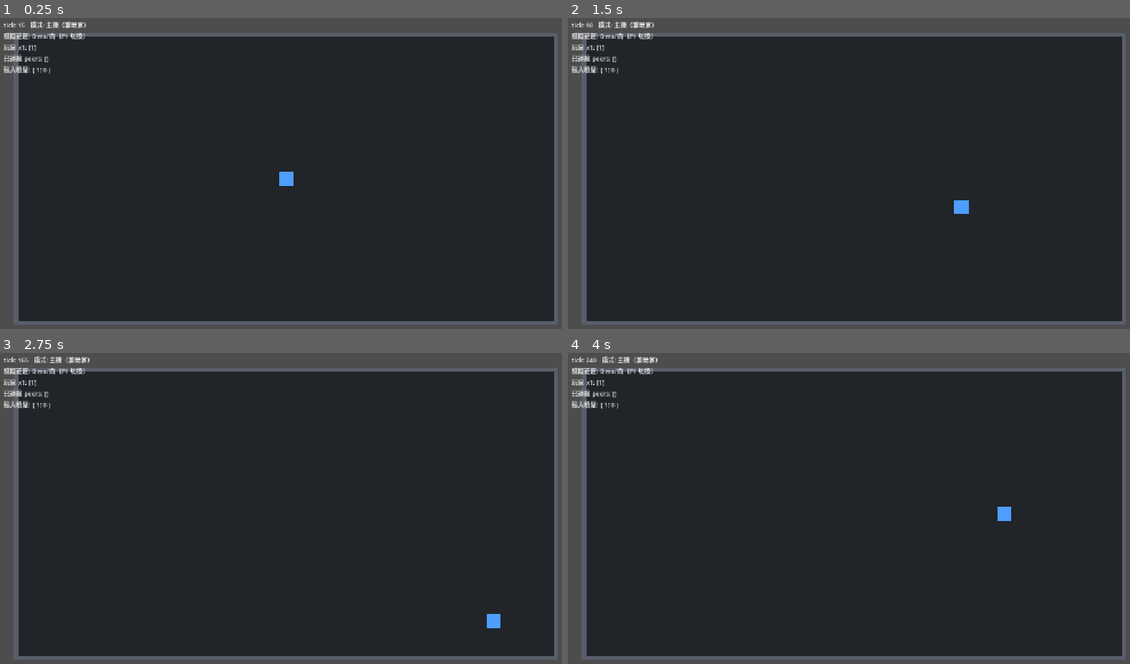
Above: before the commit, frames 1-4 (two rows, left to right).
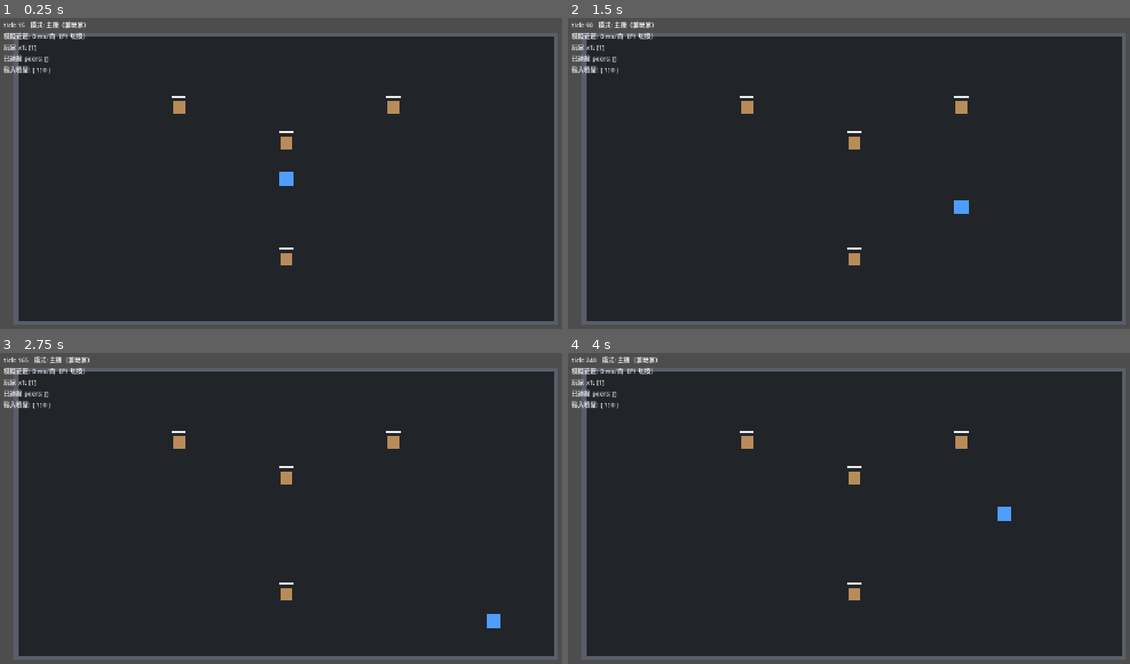
Above: after the commit, the same moments.

Repository: dijkstra1115/Rogue
Game: Godot game, scene res://scenes/arena.tscn
Two runs of this game, one before a commit and one after it. Both use one fixed random seed, a clock stepped at 60 frames per second and the inputs below. This scene is started directly instead of the project's main scene.
Inputs (mouse positions are in pixels of both pictures, inside the frame that each line leads up to):
- Up to frame 1 (0.25 s): no input
- Up to frame 2 (1.5 s): tap Enter at 0.5 s; move the mouse to (978, 164) at 0.52 s; press the mouse at (978, 164) at 0.53 s; hold D (move_right) 0.53-1.28 s; move the mouse to (742, 195) at 1.27 s; release the mouse at (742, 195) at 1.28 s; hold S (move_down) from 1.28 s (still down); tap E (interact) at 1.35 s
- Up to frame 3 (2.75 s): click (174, 530) at 1.55 s; move the mouse to (342, 443) at 2.02 s; release S (move_down) at 2.03 s; press the mouse at (342, 443) at 2.03 s; hold D (move_right) from 2.03 s (still down)
- Up to frame 4 (4 s): move the mouse to (826, 576) at 2.77 s; release D (move_right) at 2.78 s; release the mouse at (826, 576) at 2.78 s; hold W (move_up) 2.78-3.53 s; right-click (826, 576) at 2.85 s; click (826, 576) at 3.05 s; move the mouse to (1028, 561) at 3.52 s; hold A (move_left) from 3.53 s (still down); hold Q (special) from 3.53 s (still down); click (1028, 561) at 3.8 s

The runs differ from the first frame. In frame 1, 0.4% of the frame differs, in the area x 30-72%, y 25-80%; in frame 2, 0.4%; in frame 3, 0.4%; in frame 4, 0.4%.

Commit message:
M2 步驟 2：敵人基類、血量/受傷/死亡、站樁靶
- sim/combat.gd：傷害事件（帶觸發係數/遞迴深度，M3 預留）＋套用邏輯
- 敵人 Dictionary[enemy_id] 伺服器權威；狀態封包同步位置/血量到客戶端
- SwordSweep 對扇形內敵人結算傷害；hurt/enemy_died 事件廣播
- scenes/enemy.tscn（土色方塊＋血條）、傷害數字上飄特效
- 房間預擺 4 隻站樁靶（步驟 3 換成 AI）
- tests/test_combat.gd：事件欄位、扣血、致死、不打穿 0、死不重算

Co-Authored-By: Claude Fable 5 <noreply@anthropic.com>

Diff:
--- /dev/null
+++ b/client/enemy_view.gd
@@ -0,0 +1,9 @@
+## 敵人的佔位視覺（enemy.tscn 根節點）：方塊＋頭上血條。純表現層。
+extends Node2D
+
+const HP_BAR_WIDTH := 32.0
+
+
+## 依血量比例縮放血條（0.0～1.0）
+func update_hp(fraction: float) -> void:
+	$HpBar.scale.x = clampf(fraction, 0.0, 1.0)
--- /dev/null
+++ b/client/fx/damage_number_fx.gd
@@ -0,0 +1,29 @@
+## 傷害數字（純表現層）：白色數字上飄淡出後自毀。
+class_name DamageNumberFx
+extends Node2D
+
+const LIFETIME_TICKS := 40
+const RISE_PER_TICK := 0.8
+
+var amount: float = 0.0
+
+var _age: int = 0
+var _label: Label
+
+
+func _ready() -> void:
+	_label = Label.new()
+	_label.text = str(roundi(amount))
+	_label.position = Vector2(-12.0, -36.0)
+	_label.add_theme_font_size_override("font_size", 14)
+	_label.add_theme_color_override("font_color", Color(1.0, 1.0, 1.0))
+	add_child(_label)
+
+
+func _physics_process(_delta: float) -> void:
+	_age += 1
+	position.y -= RISE_PER_TICK
+	if _age > LIFETIME_TICKS / 2:
+		modulate.a = 1.0 - float(_age - LIFETIME_TICKS / 2) / (LIFETIME_TICKS / 2)
+	if _age >= LIFETIME_TICKS:
+		queue_free()
--- /dev/null
+++ b/scenes/enemy.tscn
@@ -0,0 +1,27 @@
+[gd_scene load_steps=2 format=3]
+
+[ext_resource type="Script" path="res://client/enemy_view.gd" id="1"]
+
+[node name="Enemy" type="Node2D"]
+script = ExtResource("1")
+
+[node name="Body" type="ColorRect" parent="."]
+offset_left = -14.0
+offset_top = -14.0
+offset_right = 14.0
+offset_bottom = 14.0
+color = Color(0.72, 0.55, 0.35, 1)
+
+[node name="HpBg" type="ColorRect" parent="."]
+offset_left = -16.0
+offset_top = -26.0
+offset_right = 16.0
+offset_bottom = -22.0
+color = Color(0.15, 0.15, 0.15, 0.8)
+
+[node name="HpBar" type="ColorRect" parent="."]
+offset_left = -16.0
+offset_top = -26.0
+offset_right = 16.0
+offset_bottom = -22.0
+color = Color(0.92, 0.92, 0.92, 1)
--- a/sim/abilities/sword_sweep.gd
+++ b/sim/abilities/sword_sweep.gd
@@ -19,13 +19,19 @@
 	scales_with_attack_speed = true
 
 
-func execute(world: Node2D, caster_id: int, frame: InputFrame, _tick: int) -> void:
+func execute(world: Node2D, caster_id: int, frame: InputFrame, tick: int) -> void:
 	var origin: Vector2 = world.player_states[caster_id].pos
 	# 揮擊事件：伺服器本地呈現＋廣播給所有客戶端畫扇形
 	world.pending_events.append({
 		"k": "sweep", "id": caster_id, "o": origin, "a": frame.aim,
 	})
-	# 步驟 2：對扇形內的敵人套用傷害事件（帶觸發係數等欄位）
+	# 對扇形內的所有敵人結算傷害（keys 快照——apply_damage 可能移除敵人）
+	for enemy_id: int in world.enemy_states.keys():
+		var enemy: Dictionary = world.enemy_states[enemy_id]
+		if is_in_sector(origin, frame.aim, enemy.pos, RANGE, ARC_DEG):
+			world.apply_damage(
+				Combat.make_damage_event(caster_id, enemy_id, DAMAGE, tick)
+			)
 
 
 ## 扇形命中判定（純幾何，可單獨測試）。
--- /dev/null
+++ b/sim/combat.gd
@@ -0,0 +1,38 @@
+## 戰鬥核心：傷害事件的建立與套用（M2 步驟 2）。
+##
+## 架構要求（docs/01「為後續里程碑預留」）：
+## 所有傷害事件都攜帶額外欄位——trigger_coefficient（觸發係數）與
+## recursion_depth（遞迴深度）。M3 的道具觸發系統會讀寫這兩個欄位；
+## 現在就放進事件結構，之後才不用把每個呼叫點翻掉重寫。
+##
+## 純函式，不碰節點，可單獨 headless 測試。
+class_name Combat
+extends RefCounted
+
+
+## 建立一筆傷害事件。時間戳一律用 tick（核心原則 1）。
+static func make_damage_event(
+	source_peer: int,
+	target_id: int,
+	amount: float,
+	tick: int,
+	trigger_coefficient: float = 1.0,
+	recursion_depth: int = 0
+) -> Dictionary:
+	return {
+		"source_peer": source_peer,
+		"target": target_id,
+		"amount": amount,
+		"tick": tick,
+		"trigger_coefficient": trigger_coefficient,   # M3：慢速攻擊觸發符文的機率補償
+		"recursion_depth": recursion_depth,           # M3：連鎖觸發的遞迴防護
+	}
+
+
+## 把傷害套用到一個帶 hp 的狀態上（敵人或未來的玩家）。
+## 回傳是否因此死亡。hp 不會低於 0。
+static func apply_damage_to(state: Dictionary, event: Dictionary) -> bool:
+	if state.get("hp", 0.0) <= 0.0:
+		return false   # 已經死了，不重複結算
+	state.hp = maxf(0.0, state.hp - event.amount)
+	return state.hp <= 0.0
--- a/sim/game_world.gd
+++ b/sim/game_world.gd
@@ -13,6 +13,13 @@
 extends Node2D
 
 const PLAYER_SCENE := preload("res://scenes/player.tscn")
+const ENEMY_SCENE := preload("res://scenes/enemy.tscn")
+
+## 站樁靶的血量與擺放位置（步驟 3 起改由生成器與 AI 接手）
+const DUMMY_HP := 30.0
+const DUMMY_POSITIONS: Array[Vector2] = [
+	Vector2(640, 280), Vector2(400, 200), Vector2(880, 200), Vector2(640, 540),
+]
 
 ## 可活動範圍（地板的矩形）。M4 做房間系統時改由房間提供。
 const ARENA_BOUNDS := Rect2(40, 40, 1200, 640)
@@ -60,6 +67,16 @@
 ## 伺服器：本 tick 產生的遊戲事件（揮擊、之後的受傷/死亡…），
 ## tick 結尾廣播給所有客戶端做視覺呈現，然後清空
 var pending_events: Array = []
+
+## enemy_id -> 敵人模擬狀態 {pos, hp, max_hp, kind}。
+## 伺服器是權威；客戶端的這份是從狀態封包同步來的鏡像（供渲染）。
+var enemy_states: Dictionary = {}
+
+## enemy_id -> 場景節點（表現層）
+var enemy_nodes: Dictionary = {}
+
+## 伺服器：敵人流水號
+var next_enemy_id: int = 1
 
 
 func _ready() -> void:
@@ -73,6 +90,9 @@
 		net.peer_left.connect(_on_peer_left)
 		for peer_id in multiplayer.get_peers():
 			_spawn_player(peer_id)
+		# 步驟 2：先擺幾隻站樁靶練刀（步驟 3 起換成 AI 敵人）
+		for dummy_pos in DUMMY_POSITIONS:
+			_spawn_enemy("dummy", dummy_pos)
 	else:
 		# 客戶端：伺服器斷線就回主選單
 		net.server_lost.connect(_on_server_lost)
@@ -174,6 +194,13 @@
 				fx.position = event.o
 				fx.aim = event.a
 				add_child(fx)
+			"hurt":
+				var number := DamageNumberFx.new()
+				number.position = event.o
+				number.amount = event.n
+				add_child(number)
+			"enemy_died":
+				pass   # 死亡特效之後再說（M5 打磨）；節點移除由狀態同步處理
 
 
 ## 客戶端：上傳輸入，並「立刻」本地預測自己的角色（不等伺服器）。
@@ -215,7 +242,11 @@
 	for peer_id: int in player_states:
 		positions[peer_id] = player_states[peer_id].pos
 		acks[peer_id] = player_states[peer_id].get("ack_tick", -1)
-	var payload := {"t": tick, "p": positions, "a": acks}
+	var enemies: Dictionary = {}
+	for enemy_id: int in enemy_states:
+		var enemy: Dictionary = enemy_states[enemy_id]
+		enemies[enemy_id] = {"p": enemy.pos, "h": enemy.hp, "m": enemy.max_hp}
+	var payload := {"t": tick, "p": positions, "a": acks, "e": enemies}
 	NetworkManager.instance.send_or_delay(func() -> void: _receive_state.rpc(payload))
 
 
@@ -257,6 +288,23 @@
 	for peer_id: int in player_states.keys():
 		if not positions.has(peer_id):
 			_despawn_player(peer_id)
+
+	_sync_enemies(state_data.get("e", {}))
+
+
+## 客戶端：用伺服器狀態對齊本地的敵人鏡像（生成缺的、更新現有、移除消失的）。
+func _sync_enemies(enemy_data: Dictionary) -> void:
+	for enemy_id: int in enemy_data:
+		var data: Dictionary = enemy_data[enemy_id]
+		if not enemy_states.has(enemy_id):
+			_create_enemy_entry(enemy_id, data.p)
+		var enemy: Dictionary = enemy_states[enemy_id]
+		enemy.pos = data.p
+		enemy.hp = data.h
+		enemy.max_hp = data.m
+	for enemy_id: int in enemy_states.keys():
+		if not enemy_data.has(enemy_id):
+			_despawn_enemy(enemy_id)
 
 
 ## 生成一位玩家：模擬狀態 + 場景節點，都以 peer_id 為 key。
@@ -292,6 +340,52 @@
 	print("[world] 生成玩家 peer %d" % peer_id)
 
 
+## 伺服器：生成一隻敵人，回傳 enemy_id。
+func _spawn_enemy(kind: String, pos: Vector2) -> int:
+	var enemy_id := next_enemy_id
+	next_enemy_id += 1
+	_create_enemy_entry(enemy_id, pos)
+	var enemy: Dictionary = enemy_states[enemy_id]
+	enemy.kind = kind
+	enemy.hp = DUMMY_HP
+	enemy.max_hp = DUMMY_HP
+	return enemy_id
+
+
+## 建立敵人的狀態與節點（伺服器生成、客戶端同步共用）。
+func _create_enemy_entry(enemy_id: int, pos: Vector2) -> void:
+	var node: Node2D = ENEMY_SCENE.instantiate()
+	node.position = pos
+	add_child(node)
+	enemy_states[enemy_id] = {
+		"pos": pos,
+		"hp": DUMMY_HP,
+		"max_hp": DUMMY_HP,
+		"kind": "dummy",
+	}
+	enemy_nodes[enemy_id] = node
+
+
+func _despawn_enemy(enemy_id: int) -> void:
+	if enemy_nodes.has(enemy_id):
+		enemy_nodes[enemy_id].queue_free()
+	enemy_nodes.erase(enemy_id)
+	enemy_states.erase(enemy_id)
+
+
+## 伺服器：結算一筆傷害事件（M3 的事件匯流排會掛在這裡）。
+func apply_damage(event: Dictionary) -> void:
+	var enemy: Dictionary = enemy_states.get(event.target, {})
+	if enemy.is_empty():
+		return
+	var died := Combat.apply_damage_to(enemy, event)
+	pending_events.append({"k": "hurt", "t": event.target, "n": event.amount, "o": enemy.pos})
+	if died:
+		pending_events.append({"k": "enemy_died", "t": event.target, "o": enemy.pos})
+		print("[world] 敵人 %d 被 peer %d 擊殺" % [event.target, event.source_peer])
+		_despawn_enemy(event.target)
+
+
 func _despawn_player(peer_id: int) -> void:
 	if player_nodes.has(peer_id):
 		player_nodes[peer_id].queue_free()
@@ -346,3 +440,10 @@
 			if prediction != null and peer_id == multiplayer.get_unique_id():
 				render_pos += prediction.visual_error
 			node.position = render_pos
+
+	# 敵人：位置與血條（步驟 3 敵人會動之後，客戶端這裡改吃插值）
+	for enemy_id: int in enemy_states:
+		var enemy: Dictionary = enemy_states[enemy_id]
+		var enemy_node: Node2D = enemy_nodes[enemy_id]
+		enemy_node.position = enemy.pos
+		enemy_node.update_hp(enemy.hp / maxf(enemy.max_hp, 1.0))
--- /dev/null
+++ b/tests/test_combat.gd
@@ -0,0 +1,54 @@
+## M2 步驟 2 的 headless 測試：傷害事件結構與套用。
+##
+## 執行方式（在專案根目錄）：
+##   .\Godot_v4.7.2-stable_win64_console.exe --headless --path . --script res://tests/test_combat.gd
+extends SceneTree
+
+## 預期執行的檢查總數（守門：腳本中途出錯時檢查數不足，不可誤判成全過）
+const EXPECTED_CHECKS := 7
+
+var failed_count: int = 0
+var check_count: int = 0
+
+
+func _init() -> void:
+	_test_event_structure()
+	_test_damage_application()
+
+	if check_count != EXPECTED_CHECKS:
+		print("FAIL: 只執行了 %d/%d 項檢查（腳本中途出錯？）" % [check_count, EXPECTED_CHECKS])
+		quit(1)
+	elif failed_count == 0:
+		print("PASS: 戰鬥測試全部通過")
+		quit(0)
+	else:
+		print("FAIL: %d 項檢查失敗" % failed_count)
+		quit(1)
+
+
+## 傷害事件必須帶 M3 需要的欄位（觸發係數、遞迴深度）與 tick 時間戳
+func _test_event_structure() -> void:
+	var event := Combat.make_damage_event(1, 42, 10.0, 600)
+	_check(event.trigger_coefficient == 1.0, "事件帶觸發係數（預設 1.0）")
+	_check(event.recursion_depth == 0, "事件帶遞迴深度（預設 0）")
+	_check(event.tick == 600 and event.source_peer == 1 and event.target == 42, "來源/目標/tick 正確")
+
+
+## 套用傷害：扣血、致死回報、不打穿 0、死人不重複結算
+func _test_damage_application() -> void:
+	var enemy := {"hp": 30.0, "max_hp": 30.0}
+	var event := Combat.make_damage_event(1, 1, 10.0, 0)
+	_check(not Combat.apply_damage_to(enemy, event) and enemy.hp == 20.0, "扣血且未死")
+	var overkill := Combat.make_damage_event(1, 1, 999.0, 0)
+	_check(Combat.apply_damage_to(enemy, overkill), "致死回報 true")
+	_check(enemy.hp == 0.0, "血量不會低於 0")
+	_check(not Combat.apply_damage_to(enemy, event), "已死亡不重複結算")
+
+
+func _check(ok: bool, what: String) -> void:
+	check_count += 1
+	if ok:
+		print("  ok - %s" % what)
+	else:
+		print("  FAILED - %s" % what)
+		failed_count += 1
Not shown, added: client/enemy_view.gd.uid
Not shown, added: client/fx/damage_number_fx.gd.uid
Not shown, added: sim/combat.gd.uid
Not shown, added: tests/test_combat.gd.uid
